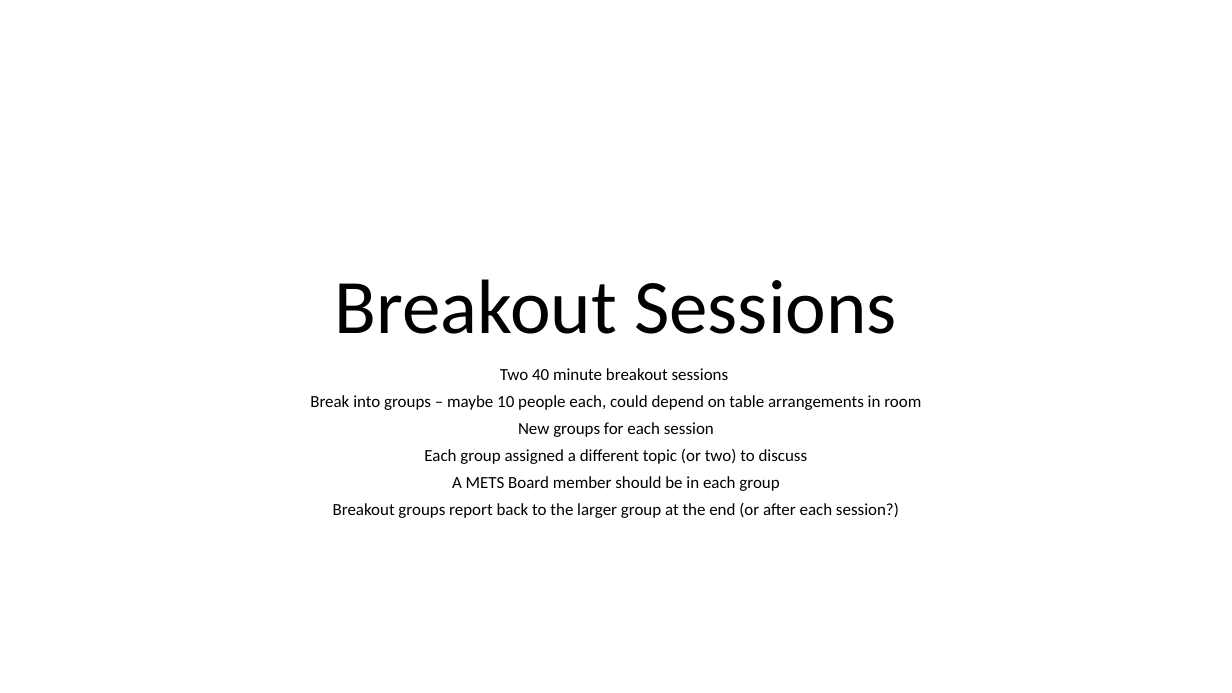
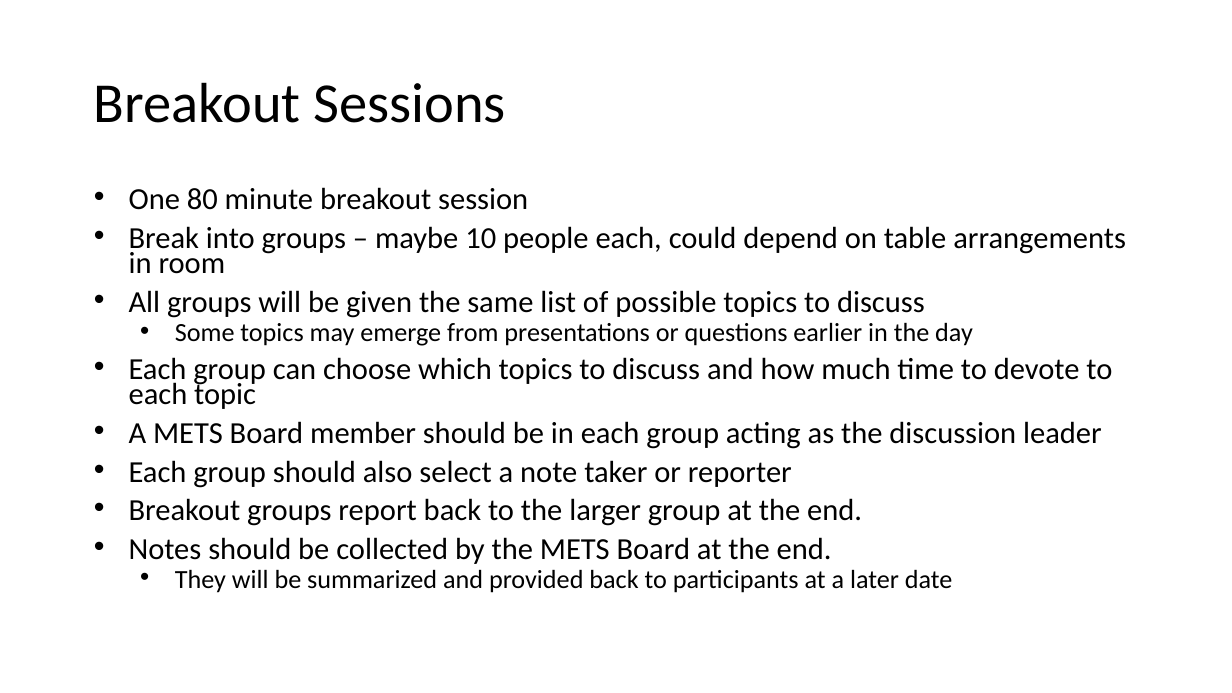
Before and after one commit to mets/METS-board, a slide deck: slide 1 of 2015Workshop/BreakoutSessions.pptx. Drawn at 1232x693 pixels with LibreOffice and Linux fonts; fonts in the diff are those of the drawing; background and template pictures are left out. Boxes give left, top, right and bottom in pixels: in the first picture for what was removed or moved away, otherwise in the second. Text is boxed around its words. In the diff, an @@ line names an element or a change of style, - is before the commit and + after.

```diff
--- a/2015Workshop/BreakoutSessions.pptx
+++ b/2015Workshop/BreakoutSessions.pptx
@@ title "Breakout Sessions": place and size @@
-title "Breakout Sessions" at box(335, 279, 897, 334)
+title "Breakout Sessions" at box(94, 82, 506, 123)
@@ title "Breakout Sessions" at box(94, 82, 506, 123): size 60 to 44 pt; alignment centre to left; vertical alignment bottom to middle @@
@@ text "One 80 minute breakout session": place and size @@
-text "One 80 minute breakout session" at box(310, 368, 921, 518)
+text "One 80 minute breakout session" at box(129, 187, 1126, 593)
@@ text at box(129, 187, 528, 210): text changed; size 13.2 to 23.8 pt @@
-Two 40 minute breakout sessions
+• One 80 minute breakout session
@@ text at box(129, 226, 1126, 274): size 13.2 to 23.8 pt in "Break into groups – maybe 10 people ..."; alignment centre to left; bullet none to • @@
@@ text at box(129, 290, 1112, 593): text changed; size 13.2 to 23.8 pt @@
-New groups for each session
-Each group assigned a different topic (or two) to discuss
-A METS Board member should be in each group
-Breakout groups report back to the larger group at the end (or after each session?)
+• All groups will be given the same list of possible topics to discuss
+  • Some topics may emerge from presentations or questions earlier in the day
+• Each group can choose which topics to discuss and how much time to devote to each topic
+• A METS Board member should be in each group acting as the discussion leader
+• Each group should also select a note taker or reporter
+• Breakout groups report back to the larger group at the end.
+• Notes should be collected by the METS Board at the end.
+  • They will be summarized and provided back to participants at a later date
```
Also in this commit, not shown: 1 other slide changed, 2 other files.
